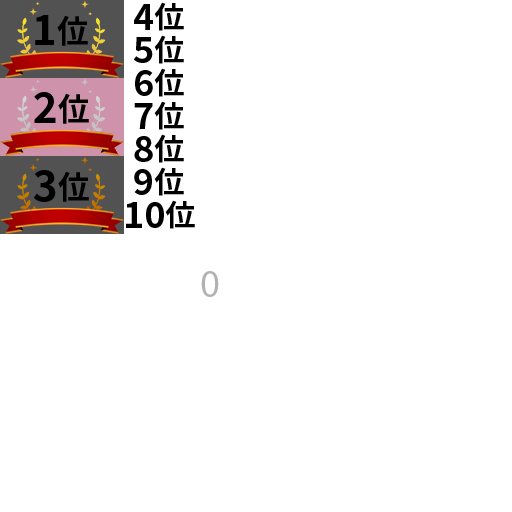
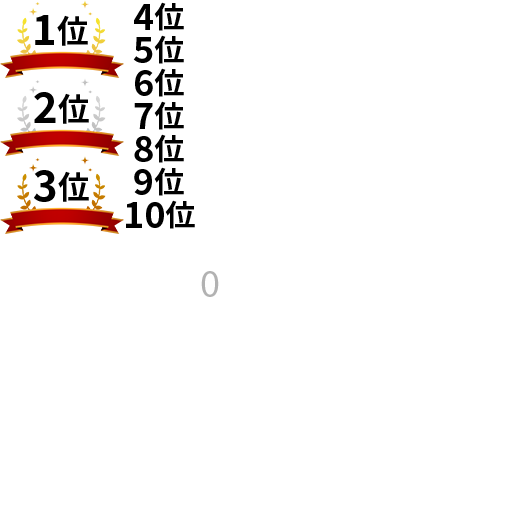
Comparing the layer stacks of the two w=512, h=512 images. Changes:
hid group "グループ 2" (3 layers) over <box>0,0,124,234</box>
